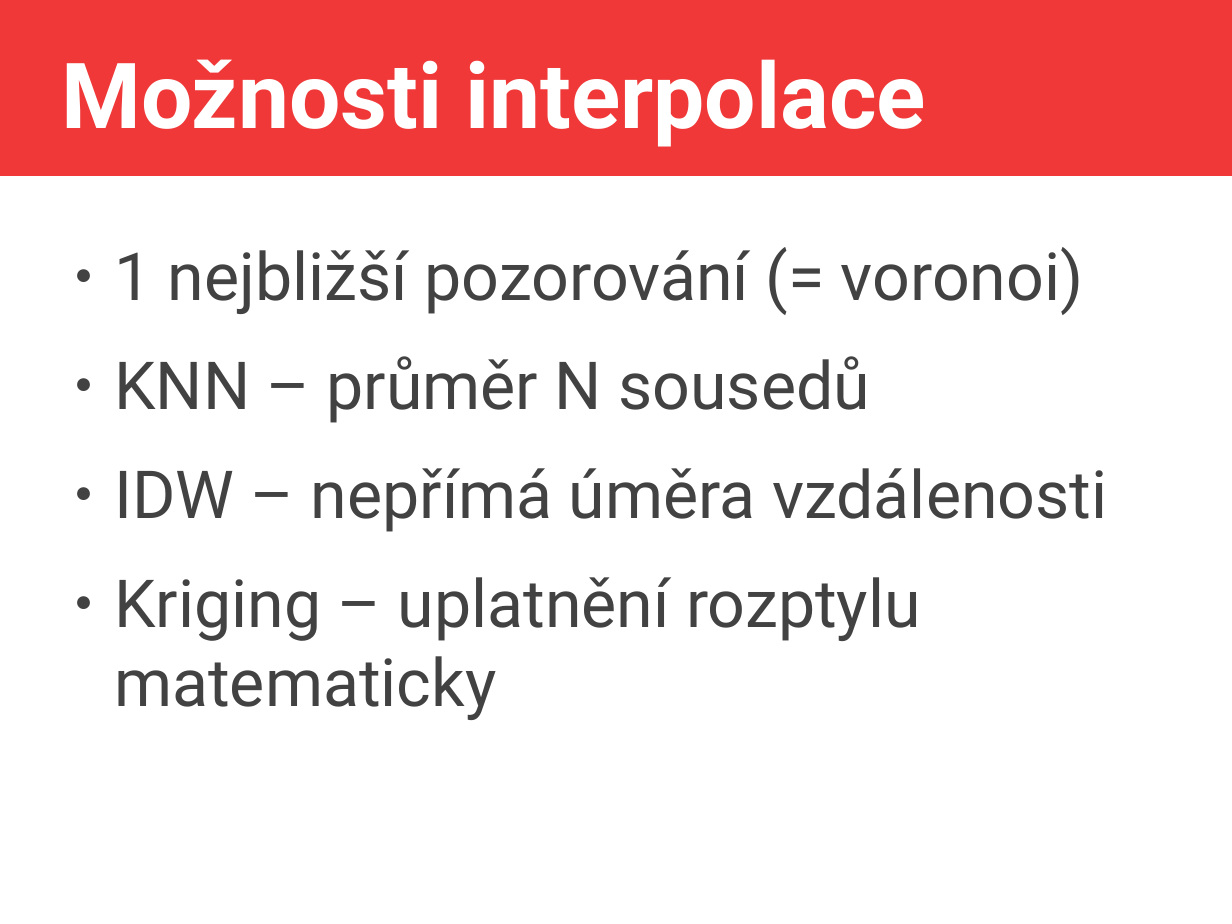
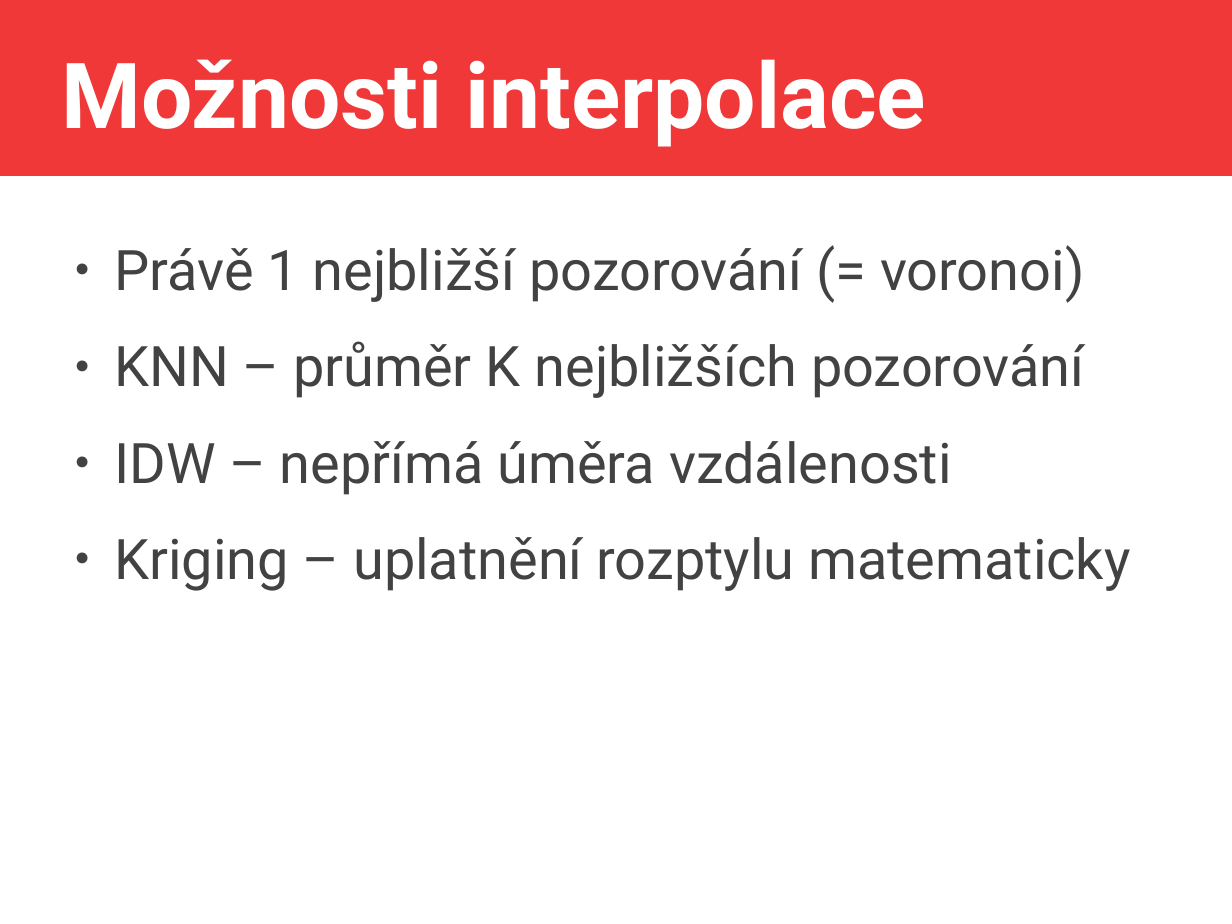
Before and after one commit to jlacko/4EK418, a slide deck: slide 4 of prez/8 - kriging + interpolace.odp. Drawn at 1232x924 pixels with LibreOffice and Linux fonts; fonts in the diff are those of the drawing. Boxes give left, top, right and bottom in pixels: in the first picture for what was removed or moved away, otherwise in the second. Text is boxed around its words. In the diff, an @@ line names an element or a change of style, - is before the commit and + after.

```diff
--- a/prez/8 - kriging + interpolace.odp
+++ b/prez/8 - kriging + interpolace.odp
@@ text at bbox=[114, 245, 1084, 398]: text changed; size 42.7 to 36 pt @@
-● 1 nejbližší pozorování (= voronoi)
-● KNN – průměr N sousedů
+● Právě 1 nejbližší pozorování (= voronoi)
+● KNN – průměr K nejbližších pozorování
@@ text at bbox=[114, 441, 1130, 591]: size 42.7 to 36 pt in "IDW – nepřímá úměra vzdálenosti", "Kriging – uplatnění rozptylu matematicky" @@
```
Also in this commit, not shown: 8 other files.
